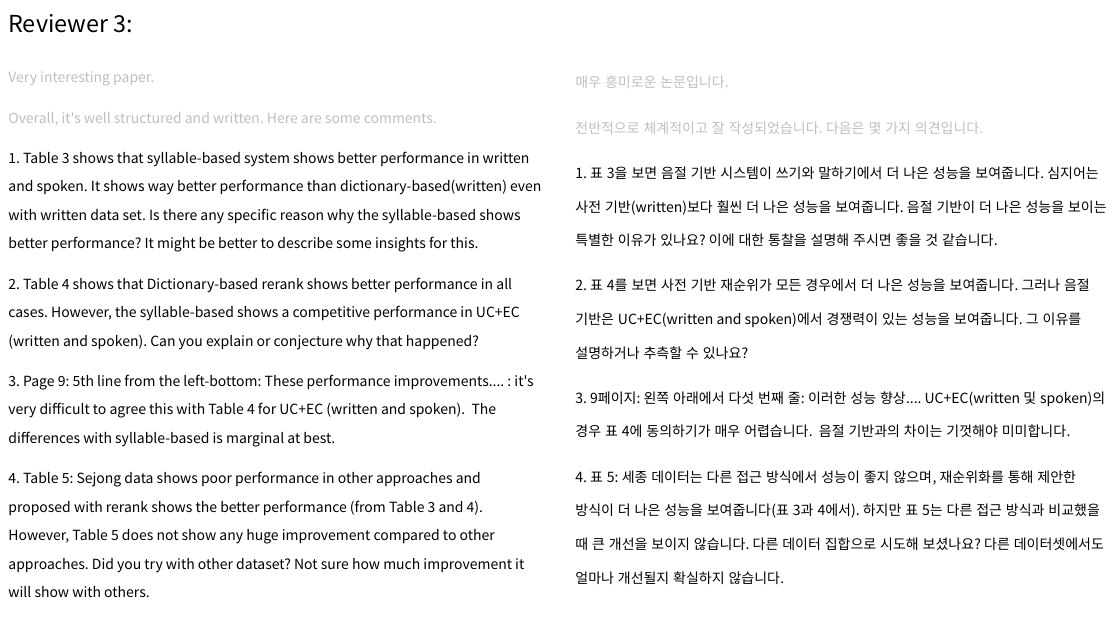
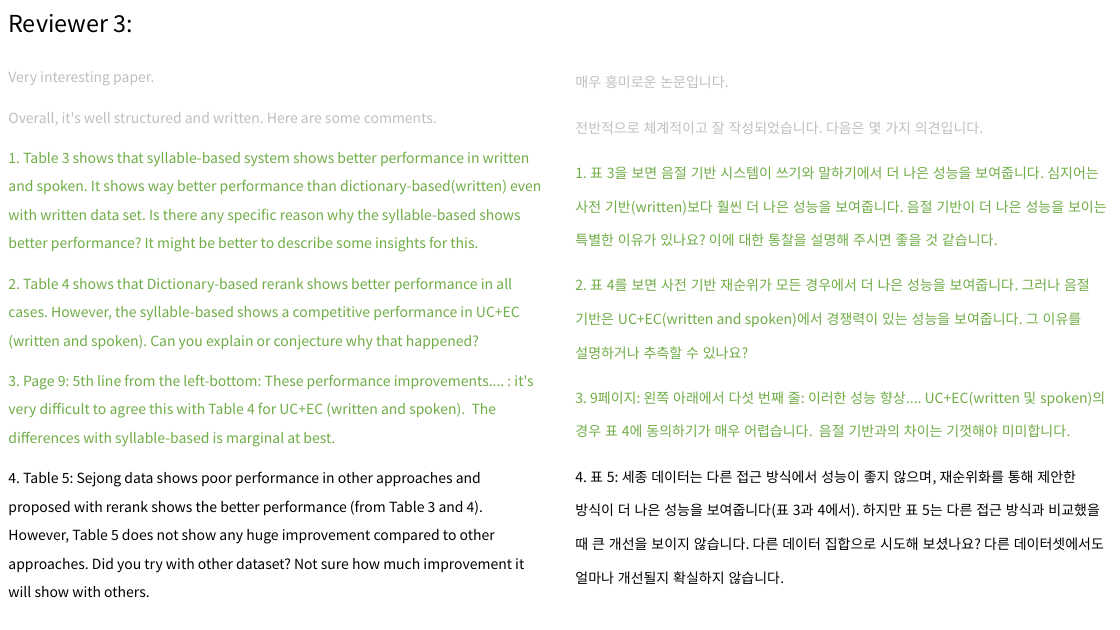
Before and after one commit to chrisjihee/ETRIJ-24.02, a slide deck: slide 4 of contents/review.pptx. Drawn at 1120x630 pixels with LibreOffice and Linux fonts; fonts in the diff are those of the drawing. Boxes give left, top, right and bottom in pixels: in the first picture for what was removed or moved away, otherwise in the second. Text is boxed around its words. In the diff, an @@ line names an element or a change of style, - is before the commit and + after.

```diff
--- a/contents/review.pptx
+++ b/contents/review.pptx
@@ text at box(8, 151, 541, 447): text colour #000000 to #70AD47 in "1. Table 3 shows that syllable-based system ...", "2. Table 4 shows that Dictionary-based rerank ...", "3. Page 9: 5th line from the ..." @@
@@ text at box(575, 166, 1107, 437): text colour #000000 to #70AD47 in "1. 표 3을 보면 음절 기반 시스템이 ...", "2. 표 4를 보면 사전 기반 재순위가 ...", "3. 9페이지: 왼쪽 아래에서 다섯 번째 줄: ..." @@
```
Also in this commit, not shown: 1 other file.
